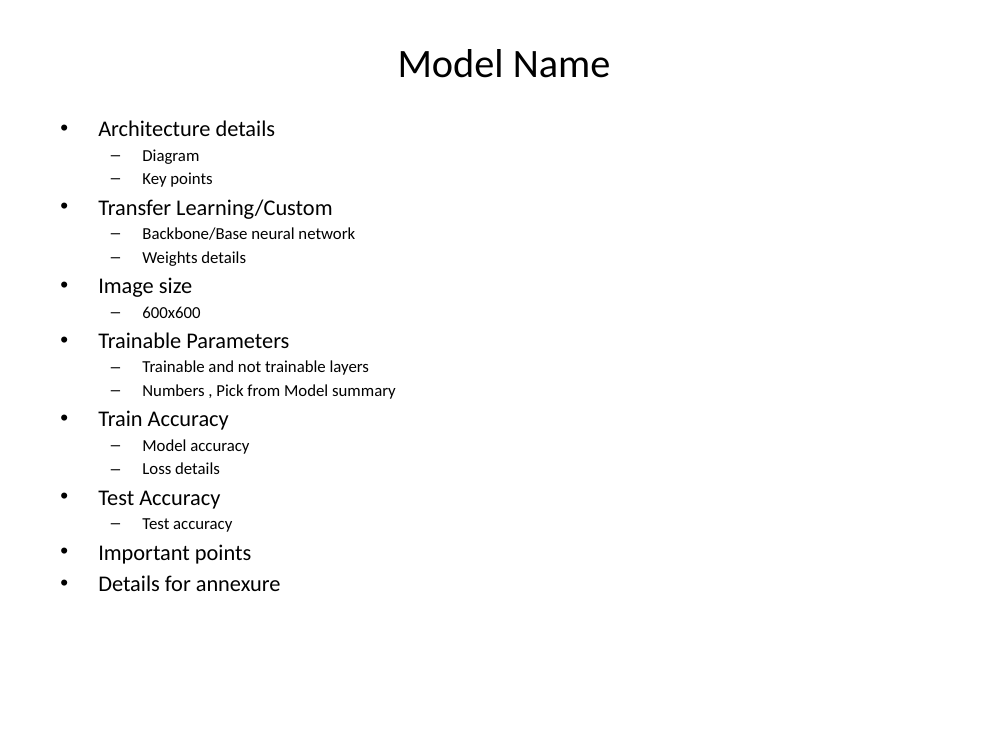
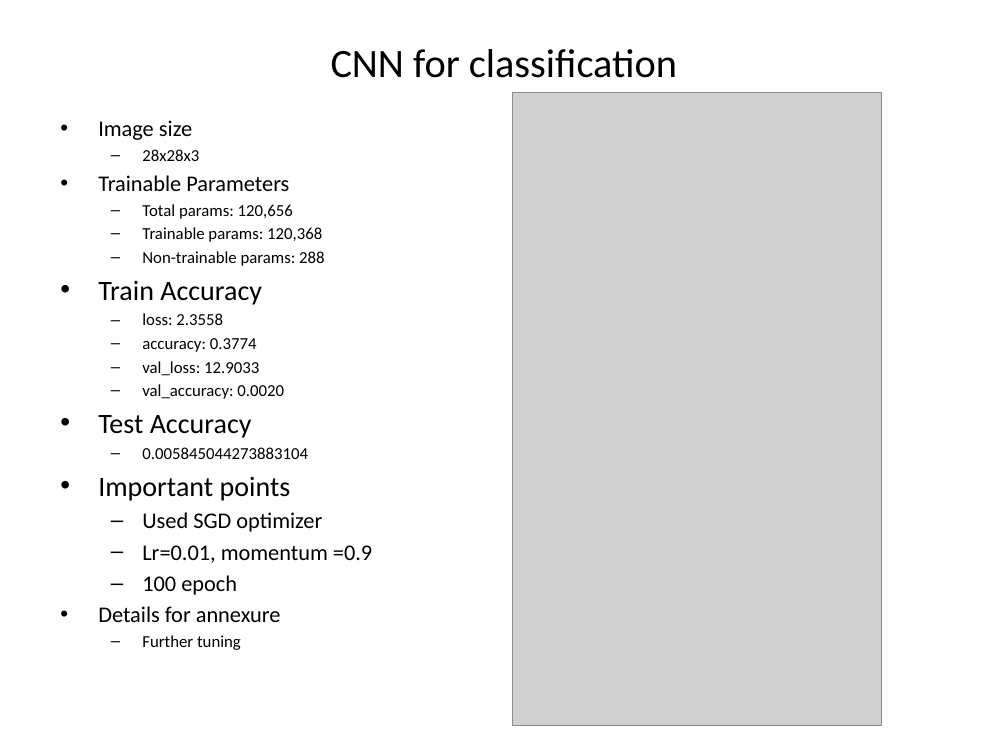
Before and after one commit to mmahanta89/CapstoneProject_GL, a slide deck: slide 3 of Interim_PPT_template.pptx. Drawn at 1008x756 pixels with LibreOffice and Linux fonts; fonts in the diff are those of the drawing; grey boxes stand for pictures. Boxes give left, top, right and bottom in pixels: in the first picture for what was removed or moved away, otherwise in the second. Text is boxed around its words. In the diff, an @@ line names an element or a change of style, - is before the commit and + after.

```diff
--- a/Interim_PPT_template.pptx
+++ b/Interim_PPT_template.pptx
@@ title at (x1=331, y1=49, x2=677, y2=78): text changed @@
-Model Name
+CNN for classification
@@ picture added at (x1=512, y1=93, x2=882, y2=726) @@
@@ text at (x1=98, y1=120, x2=332, y2=474): paragraphs removed @@
-• Architecture details
-  – Diagram
-  – Key points
-• Transfer Learning/Custom
-  – Backbone/Base neural network
-  – Weights details
@@ text at (x1=142, y1=149, x2=199, y2=161): text changed @@
-  – 600x600
+  – 28x28x3
@@ text at (x1=142, y1=204, x2=325, y2=266): text changed @@
-  – Trainable and not trainable layers
-  – Numbers , Pick from Model summary
+  – Total params: 120,656
+  – Trainable params: 120,368
+  – Non-trainable params: 288
@@ text at (x1=98, y1=280, x2=291, y2=501): size 16 to 20 pt in "Train Accuracy", "Test Accuracy", "Important points" @@
@@ text at (x1=142, y1=313, x2=284, y2=399): text changed @@
-  – Model accuracy
-  – Loss details
+  – loss: 2.3558
+  – accuracy: 0.3774
+  – val_loss: 12.9033
+  – val_accuracy: 0.0020
@@ text at (x1=142, y1=447, x2=308, y2=459): text changed @@
-  – Test accuracy
+  – 0.005845044273883104
@@ text at (x1=142, y1=512, x2=372, y2=595): paragraphs added @@
+  – Used SGD optimizer
+  – Lr=0.01, momentum =0.9
+  – 100 epoch
@@ text at (x1=142, y1=635, x2=241, y2=650): paragraph added @@
+  – Further tuning
```
Also in this commit, not shown: 1 other slide changed, 1 slide added, 1 other file.
